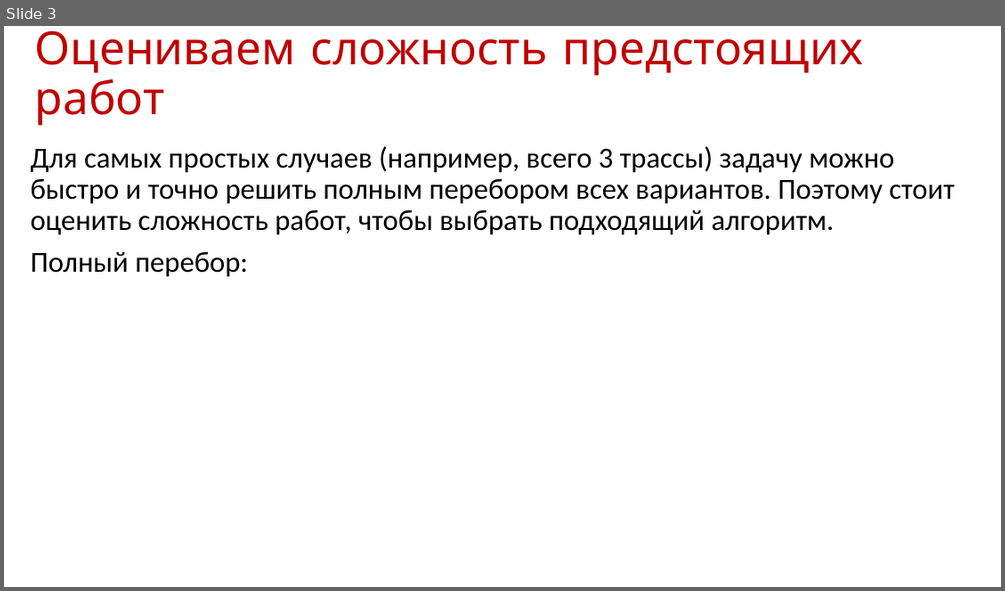
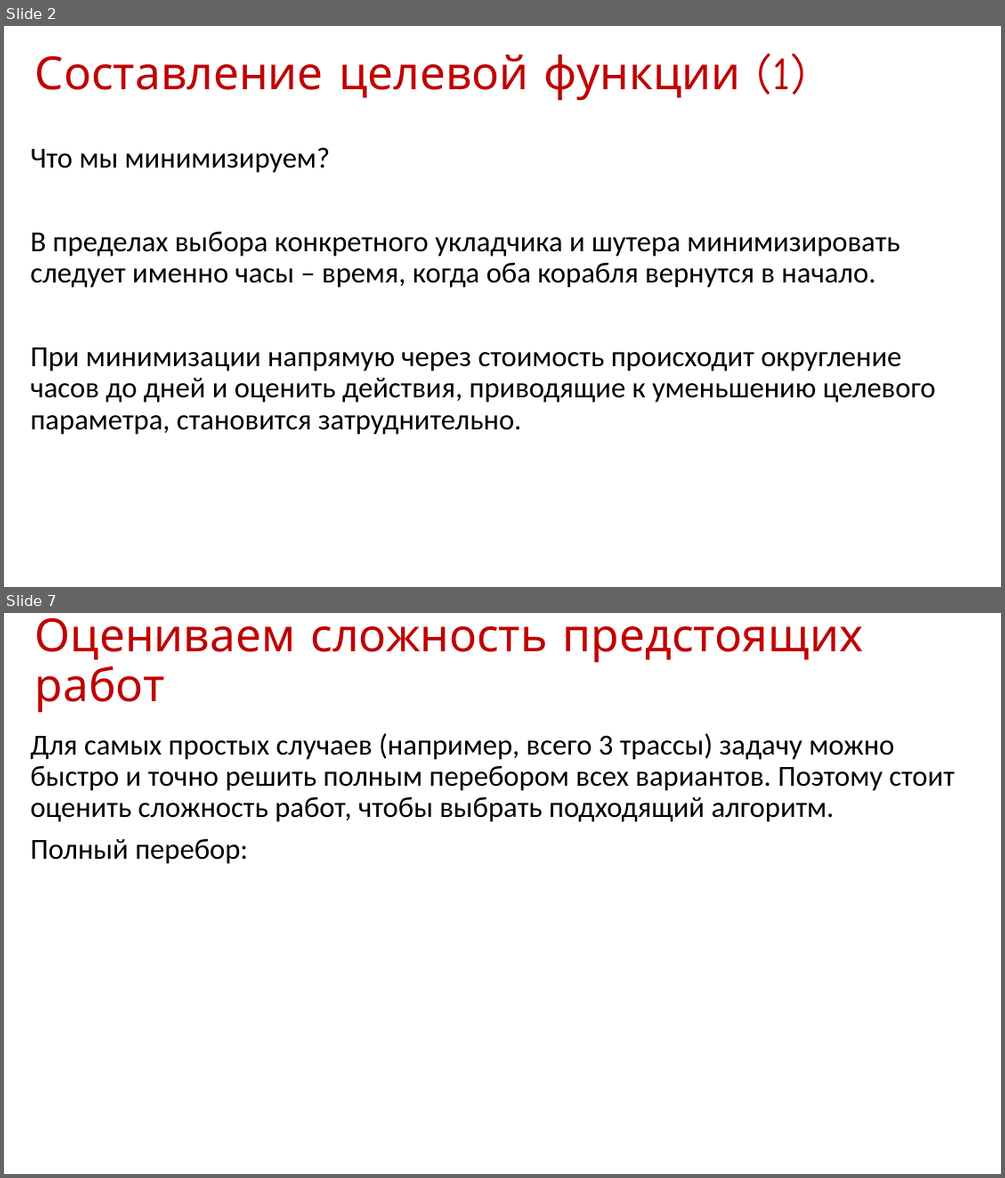
Before and after one commit to strawfill/ship, a slide deck: Оптимизация.pptx. Shown one above the other, each under a label of ours: slide 3 before the commit, slides 2 and 7 after it; the slides between them are not shown. The pictures are 1005x591 and 1005x1178 pixels, drawn with LibreOffice and Linux fonts; fonts in the diff are those of the drawing. Boxes give left, top, right and bottom in pixels: in the first picture for what was removed or moved away, otherwise in the second. Text is boxed around its words. In the diff, an @@ line names an element or a change of style, - is before the commit and + after.

```diff
--- a/Оптимизация.pptx
+++ b/Оптимизация.pptx
@@ slide 2 added at (4, 26, 1001, 587), background #FFFFFF @@
@@ title added at (35, 54, 807, 101), 44 pt, text #C00000 @@
+Составление целевой функции (1)
@@ text added at (31, 147, 936, 435), 28 pt, text #000000 @@
+Что мы минимизируем?
+В пределах выбора конкретного укладчика и шутера минимизировать следует именно часы – время, когда оба корабля вернутся в начало.
+При минимизации напрямую через стоимость происходит округление часов до дней и оценить действия, приводящие к уменьшению целевого параметра, становится затруднительно.
@@ what was slide 3 is now slide 7 @@
```
Also in this commit, not shown: 3 slides changed, 3 other slides added.
